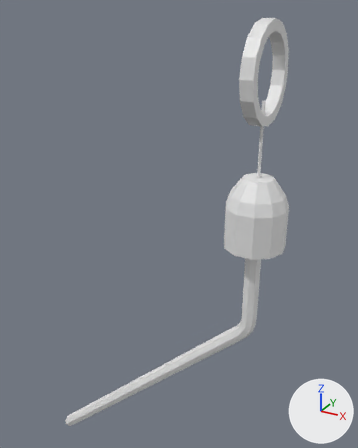
Two versions of the Blender file blends/tap.blend, one commit apart.
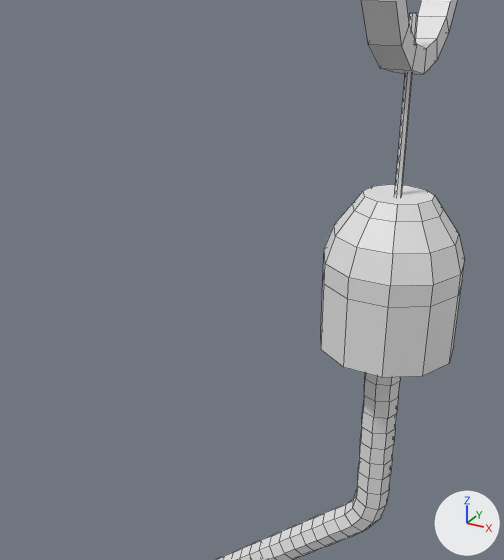
There are two pictures of each version: one whole from a 50 mm camera at (1.635, -1.381, 0.705) aimed at (0.802, 0.134, -0.052), one close up from a 50 mm camera at (1.42, -0.901, 0.502) aimed at (0.98, -0.1, 0.102). Lighting does not change. The marker at lower right points along +X, +Y and +Z. The close-ups show mesh edges as thin lines.

The scene before the commit, as lines of its bpy script (objects in view):
```python
me_cube_001 = bpy.data.meshes.new('Cube.001')
me_cube_001.from_pydata(...)  # 616 vertices, 601 faces; spans x 0.23..1.25, y -0.15..0.15, z -1.21..0.68
# faces by material slot: [57, 480, 64]
me_cube_001.materials.append(mat_fueltank)  # white #e7e7e7
me_cube_001.materials.append(mat_tubes)  # white #e7e7e7
me_cube_001.materials.append(mat_wand)  # white #e7e7e7
ob_tap = bpy.data.objects.new('Tap', me_cube_001)
ob_tap.location = (0.0, 0.0, 0.0)
```
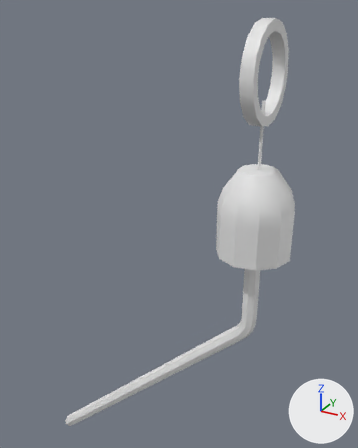
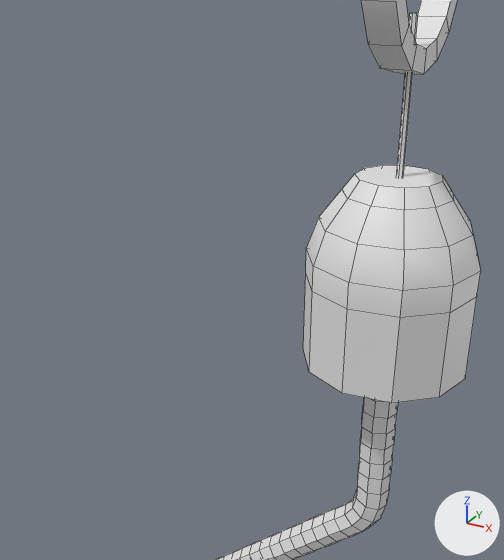
The change, as a list of edits to the scene's bpy script:
```text
Change me_cube_001:
    used by ob_tap; location = (0.0, 0.0, 0.0)
    remove me_cube_001.from_pydata(...)  # 616 vertices, 601 faces; spans x 0.23..1.25, y -0.15..0.15, z -1.21..0.68
    add me_cube_001.from_pydata(...)  # 694 vertices, 670 faces; spans x 0.23..1.27, y -0.15..0.15, z -1.21..0.68
    me_cube_001 part 1: a new loose piece of 78 vertices spanning x 1.03..1.27, y -0.12..0.12, z -0.03..0.25, in mat_fueltank (white #e7e7e7)
    me_cube_001 part 2: 601 kept faces spanning x 0.23..1.25, y -0.15..0.15, z -1.21..0.68 are now shaded smooth
```

Boxes (x1, y1, x2, y2) around the edits, measured in the close-ups (504 x 560 px):
'Tap', reshaped
    before: (215, 0, 465, 560)
    after: (215, 0, 480, 560)
part 1 of me_cube_001, added
    after: (303, 165, 480, 403)
part 2 of me_cube_001, shading changed
    before: (321, 0, 465, 461)
    after: (360, 0, 405, 461)
